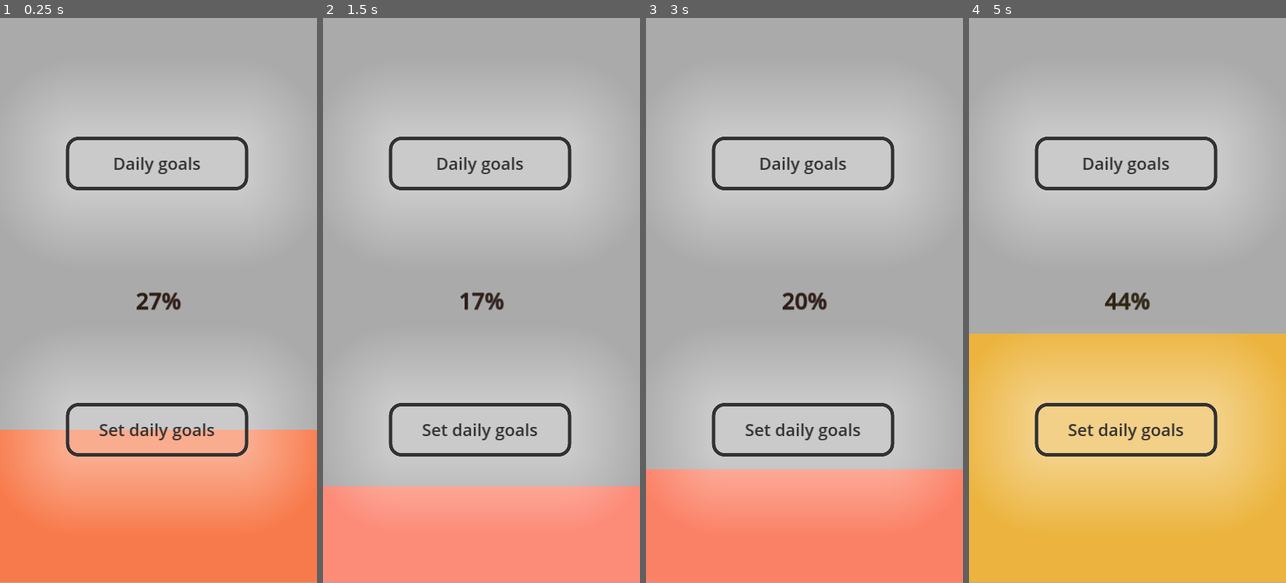
Above: before the commit, frames 1-4 (left to right).
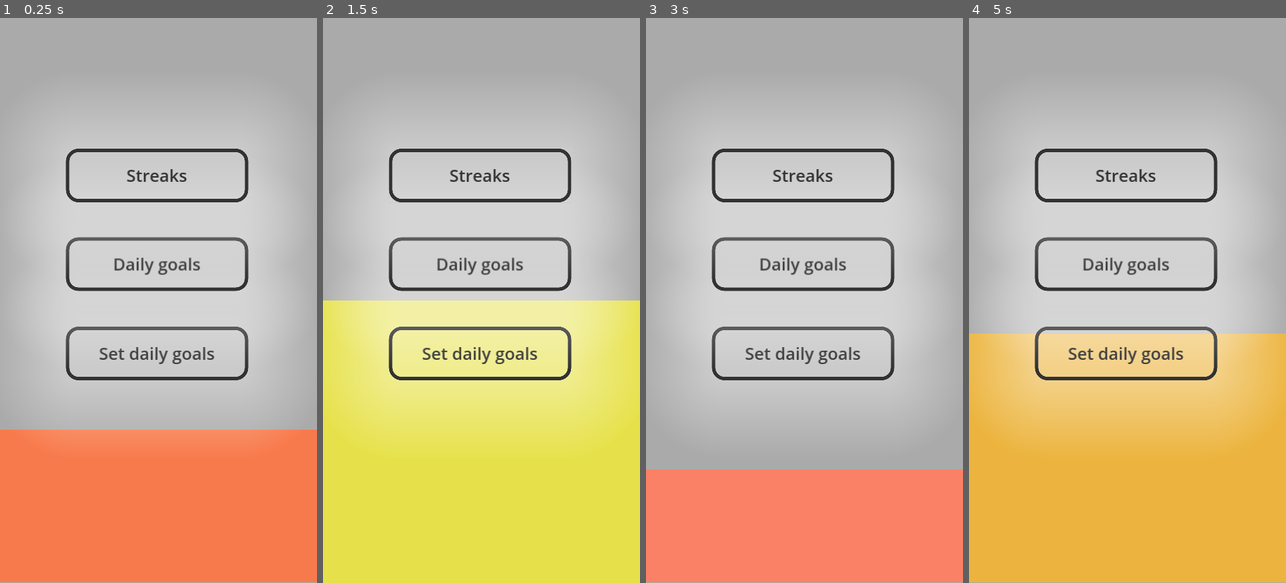
Above: after the commit, the same moments.

Repository: MRGlick/Productivity-app
Game: Godot game, scene res://main.tscn
Same seed, same stepped clock (60 frames per second), same inputs: the game is played once before the commit and once after it.
Inputs (mouse positions are in pixels of both pictures, inside the frame that each line leads up to):
- Up to frame 1 (0.25 s): no input
- Up to frame 2 (1.5 s): click (481, 176) at 0.5 s, where only the run after the commit has a clickable "Streaks"; click (357, 46) at 1.27 s
- Up to frame 3 (3 s): click "Set daily goals" at 2 s; click (680, 46) at 2.75 s
- Up to frame 4 (5 s): click "Daily goals" at 3.5 s; click (1003, 46) at 4.25 s

The runs differ from the first frame. In frame 1, 31% of the frame differs, in the area x 5-94%, y 21-87%; in frame 2, 62%, in the area x 0-100%, y 21-100%; in frame 3, 28%; in frame 4, 38%.

Commit message:
added streaks button

Diff:
--- a/Global.gd
+++ b/Global.gd
@@ -23,7 +23,6 @@
 	for key in daily_goals:
 		if daily_goals[key] == true:
 			goals_completed_count += 1
-	print("goals completed / total goals: ", goals_completed_count, "/", daily_goals.size())
 	goals_completion = goals_completed_count / float(daily_goals.size())
 
 func reset_goals():
--- a/main.tscn
+++ b/main.tscn
@@ -42,13 +42,14 @@
 theme_override_styles/fill = SubResource("StyleBoxFlat_unqc8")
 step = 1.0
 fill_mode = 3
+show_percentage = false
 
 [node name="SetDailyGoals" type="Button" parent="."]
 layout_mode = 0
 offset_left = 187.0
-offset_top = 1090.0
+offset_top = 874.0
 offset_right = 705.0
-offset_bottom = 1242.0
+offset_bottom = 1026.0
 theme_override_colors/font_color = Color(0.196078, 0.196078, 0.196078, 1)
 theme_override_colors/font_pressed_color = Color(0.196078, 0.196078, 0.196078, 1)
 theme_override_font_sizes/font_size = 48
@@ -59,9 +60,9 @@
 [node name="DailyGoals" type="Button" parent="."]
 layout_mode = 0
 offset_left = 187.0
-offset_top = 336.0
+offset_top = 621.0
 offset_right = 705.0
-offset_bottom = 488.0
+offset_bottom = 773.0
 theme_override_colors/font_color = Color(0.196078, 0.196078, 0.196078, 1)
 theme_override_colors/font_pressed_color = Color(0.196078, 0.196078, 0.196078, 1)
 theme_override_font_sizes/font_size = 48
@@ -69,5 +70,22 @@
 text = "Daily goals
 "
 
+[node name="Streaks" type="Button" parent="."]
+layout_mode = 0
+offset_left = 187.0
+offset_top = 370.0
+offset_right = 705.0
+offset_bottom = 522.0
+theme_override_colors/font_color = Color(0.196078, 0.196078, 0.196078, 1)
+theme_override_colors/font_pressed_color = Color(0.196078, 0.196078, 0.196078, 1)
+theme_override_colors/font_hover_color = Color(0.196078, 0.196078, 0.196078, 1)
+theme_override_colors/font_focus_color = Color(0.196078, 0.196078, 0.196078, 1)
+theme_override_colors/font_hover_pressed_color = Color(0.196078, 0.196078, 0.196078, 1)
+theme_override_colors/font_disabled_color = Color(0.196078, 0.196078, 0.196078, 1)
+theme_override_colors/font_outline_color = Color(0.196078, 0.196078, 0.196078, 1)
+theme_override_font_sizes/font_size = 48
+theme_override_styles/normal = SubResource("StyleBoxFlat_vdlei")
+text = "Streaks"
+
 [connection signal="pressed" from="SetDailyGoals" to="." method="_on_set_daily_goals_pressed"]
 [connection signal="pressed" from="DailyGoals" to="." method="_on_daily_goals_pressed"]
--- a/project.godot
+++ b/project.godot
@@ -12,7 +12,7 @@
 
 config/name="Daily_task_app"
 run/main_scene="res://main.tscn"
-config/features=PackedStringArray("4.0", "Mobile")
+config/features=PackedStringArray("4.1", "Mobile")
 config/icon="res://icon.svg"
 
 [autoload]
@@ -25,8 +25,8 @@
 window/size/viewport_height=1600
 window/size/initial_position=Vector2i(0, 800)
 window/size/extend_to_title=true
+window/stretch/mode="canvas_items"
 window/handheld/orientation=1
-window/stretch/mode="canvas_items"
 
 [internationalization]
 
